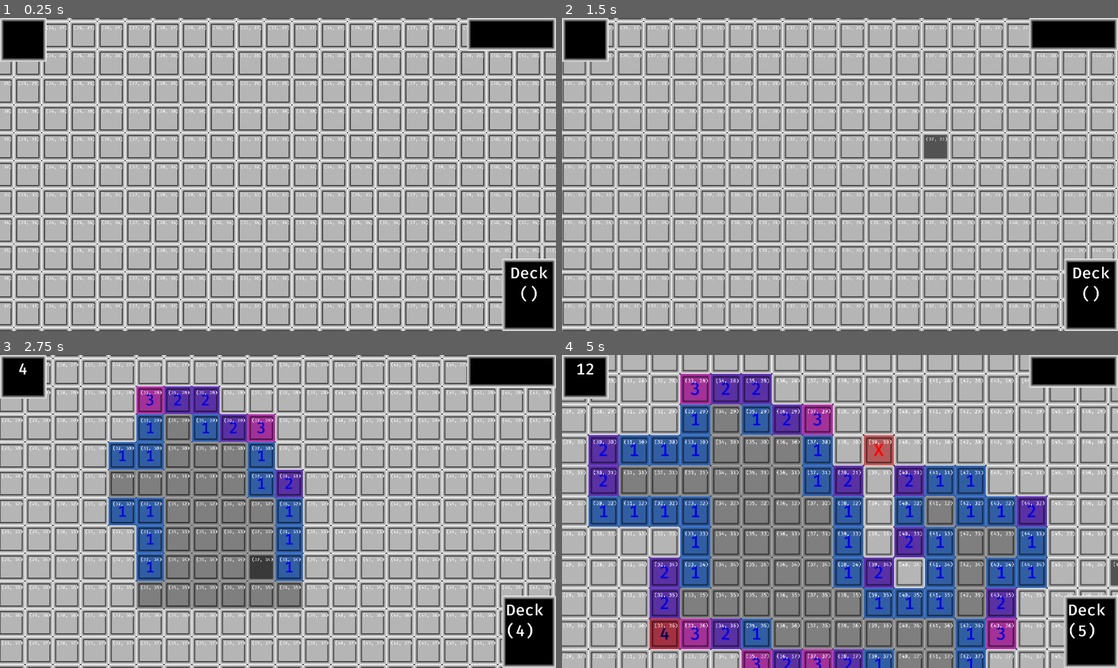
Above: before the commit, frames 1-4 (two rows, left to right).
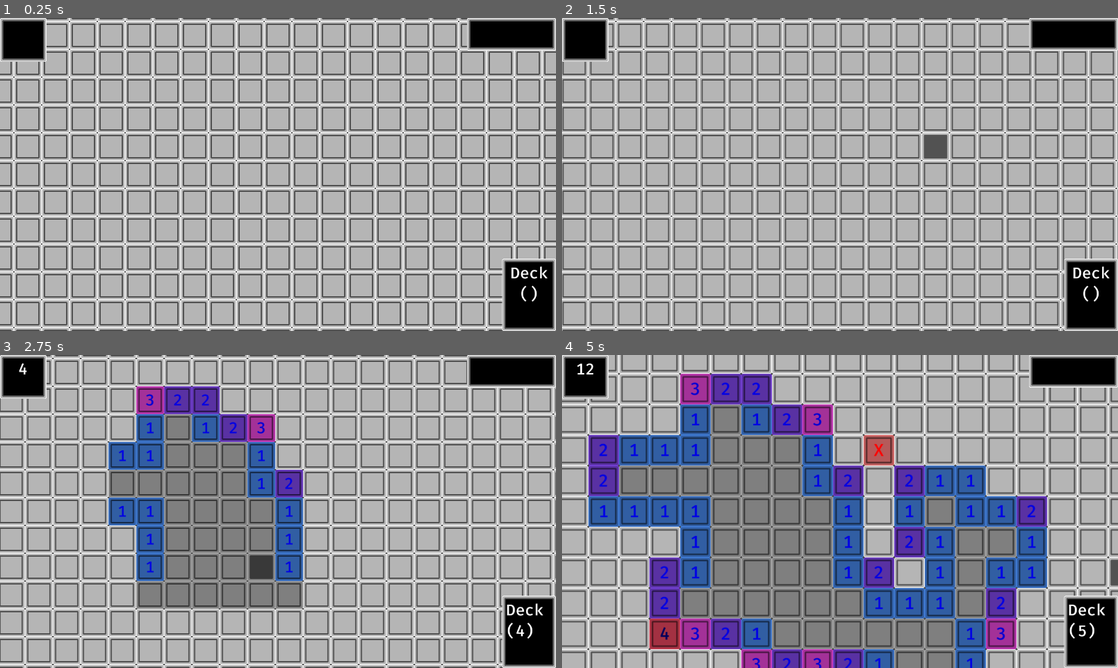
Above: after the commit, the same moments.

Repository: bjornarprytz/mine-sweeter
Game: Godot game, scene res://main.tscn
Two runs of this game, one before a commit and one after it. Both use one fixed random seed, a clock stepped at 60 frames per second and the inputs below.
Inputs (mouse positions are in pixels of both pictures, inside the frame that each line leads up to):
- Up to frame 1 (0.25 s): no input
- Up to frame 2 (1.5 s): click (589, 36) at 0.52 s; tap Enter at 1.25 s; move the mouse to (962, 158) at 1.27 s; hold D (move_right) from 1.28 s (still down); hold Middle mouse button (drag) from 1.28 s (still down); click (962, 158) at 1.42 s
- Up to frame 3 (2.75 s): release D (move_right) at 2 s; release Middle mouse button (drag) at 2 s; drag from (166, 527) to (250, 574) at 2.02 s
- Up to frame 4 (5 s): move the mouse to (895, 442) at 2.77 s; hold D (move_right) 2.78-3.5 s; hold Mouse wheel up (zoom_in) 2.78-3.5 s; click (895, 442) at 2.92 s; drag from (812, 574) to (673, 464) at 3.52 s; move the mouse to (1006, 558) at 4.27 s; hold A (move_left) from 4.28 s (still down); hold Middle mouse button (drag) from 4.28 s (still down); click (1006, 558) at 4.42 s

The runs differ from the first frame. In frame 1, 2.5% of the frame differs, in the area x 0-100%, y 2-93%; in frame 2, 2.4%; in frame 3, 2.7%; in frame 4, 3.1%, in the area x 0-100%, y 7-98%.

Commit message:
fix some mines being scored twice

Diff:
--- a/src/cell.gd
+++ b/src/cell.gd
@@ -125,25 +125,20 @@
 @onready var coords_debug: RichTextLabel = $CoordsDebug
 
 func _ready() -> void:
-	Events.cell_flagged.connect(_on_cell_flagged_changed)
-	Events.cell_unflagged.connect(_on_cell_flagged_changed)
-	Events.cell_scored.connect(_on_cell_scored)
+	Events.cell_flagged.connect(_on_cell_changed)
+	Events.cell_unflagged.connect(_on_cell_changed)
+	Events.cell_scored.connect(_on_cell_changed)
+	Events.cell_revealed.connect(_on_cell_changed)
 
 	coords_debug.text = str(coordinates)
 
-
-func _on_cell_scored(cell: Cell) -> void:
+func _on_cell_changed(cell: Cell) -> void:
 	if !_is_neighbour(cell):
 		return
 	_update_hint()
 
-func _on_cell_flagged_changed(cell: Cell) -> void:
-	if !_is_neighbour(cell):
-		return
-	_update_hint()
-
-func reveal():
-	if !is_hidden:
+func reveal(force: bool = false):
+	if !is_hidden and !force:
 		return
 
 	if !Game.first_cell_revealed:
@@ -190,23 +185,23 @@
 	var correct_flags: Array[Cell] = []
 	var errors: Array[Cell] = []
 	var neighbors = map.get_neighbors(self)
-	for neighbor in neighbors:
-		if !neighbor.is_flagged:
+	for n in neighbors:
+		if !n.is_flagged or n.is_scored:
 			continue
-		if neighbor.is_mine:
-			correct_flags.append(neighbor)
+		if n.is_mine:
+			correct_flags.append(n)
 		else:
-			errors.append(neighbor)
+			errors.append(n)
 
 	if errors.is_empty():
-		for neighbor in correct_flags:
-			neighbor.is_scored = true
+		for n in correct_flags:
+			n.is_scored = true
 		is_scored = true
 		Events.mines_confirmed.emit(correct_flags)
 	else:
 		for cell in errors:
 			cell.is_flagged = false
-			await cell.reveal()
+			await cell.reveal(true)
 
 func _update_hint():
 	if is_scored or is_hidden or number == 0 or is_mine:
@@ -270,10 +265,12 @@
 		scored.hide()
 		return
 	scored.show()
-	var tween = create_tween()
 	var target_scale = scored.scale
 	scored.scale = Vector2.ZERO
-	tween.tween_property(scored, "scale", target_scale, 0.5).set_trans(Tween.TRANS_ELASTIC).set_ease(Tween.EASE_OUT)
+	var tween = create_tween().set_trans(Tween.TRANS_ELASTIC).set_ease(Tween.EASE_OUT).set_parallel()
+	tween.tween_property(scored, "scale", target_scale, 0.5)
+	if is_flagged:
+		tween.tween_property(button, "modulate", Color.GOLD, 0.5)
 	await tween.finished
 
 func _reveal_neighbors():
--- a/src/cell.tscn
+++ b/src/cell.tscn
@@ -67,6 +67,7 @@
 texture = ExtResource("5_db5xf")
 
 [node name="CoordsDebug" type="RichTextLabel" parent="."]
+visible = false
 offset_left = -22.0
 offset_top = -24.0
 offset_right = 608.0
